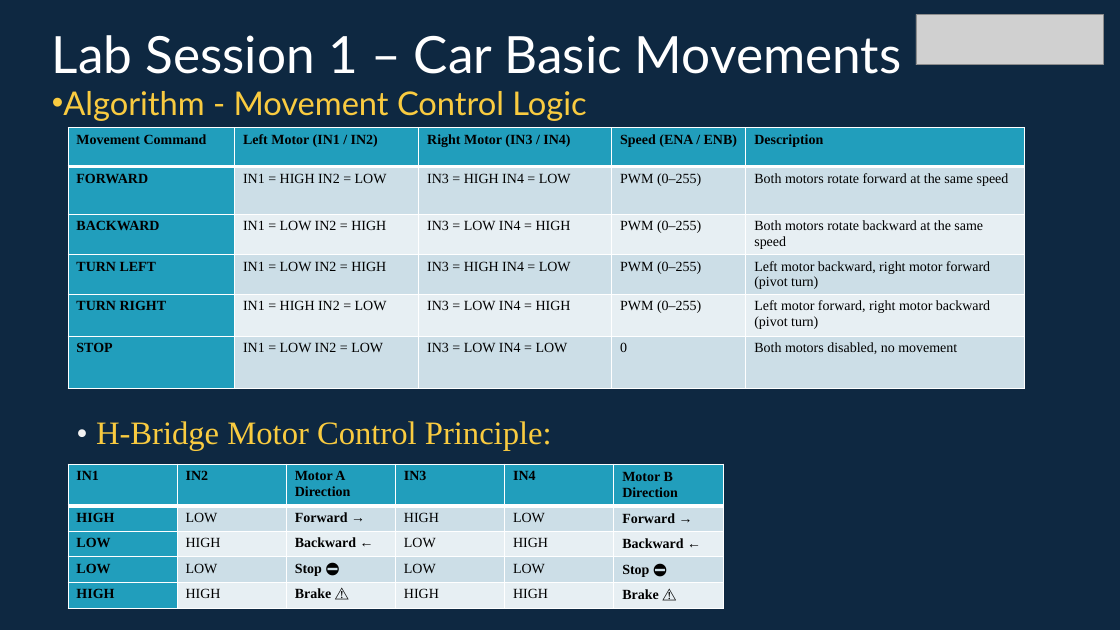
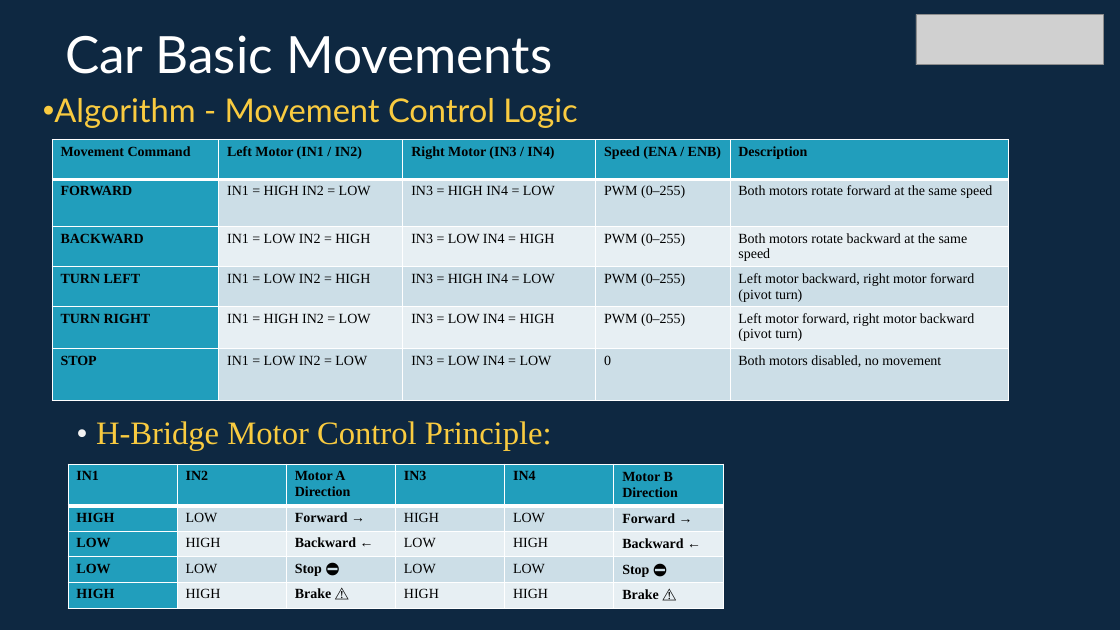
Before and after one commit to info-zas/zas-robotics-car-1-sensors, a slide deck: slide 13 of 01_FoundationProjects/01_Car_Basic_movements/01_Car_Basic_movements.pptx (slide 14 before the commit). Drawn at 1120x630 pixels with LibreOffice and Linux fonts; fonts in the diff are those of the drawing; grey boxes stand for pictures. Boxes give left, top, right and bottom in pixels: in the first picture for what was removed or moved away, otherwise in the second. Text is boxed around its words. In the diff, an @@ line names an element or a change of style, - is before the commit and + after.

```diff
--- a/01_FoundationProjects/01_Car_Basic_movements/01_Car_Basic_movements.pptx
+++ b/01_FoundationProjects/01_Car_Basic_movements/01_Car_Basic_movements.pptx
@@ title at bbox=[65, 35, 552, 74]: text changed @@
-Lab Session 1 – Car Basic Movements
+Car Basic Movements
@@ text "Algorithm - Movement Control Logic": place and size @@
-text "Algorithm - Movement Control Logic" at bbox=[63, 91, 586, 121]
+text "Algorithm - Movement Control Logic" at bbox=[54, 98, 577, 128]
@@ table: place and size @@
-table at bbox=[68, 128, 1024, 423]
+table at bbox=[52, 139, 1008, 408]
```
Also in this commit, not shown: 14 other slides changed, 1 slide added, 2 slides removed.
